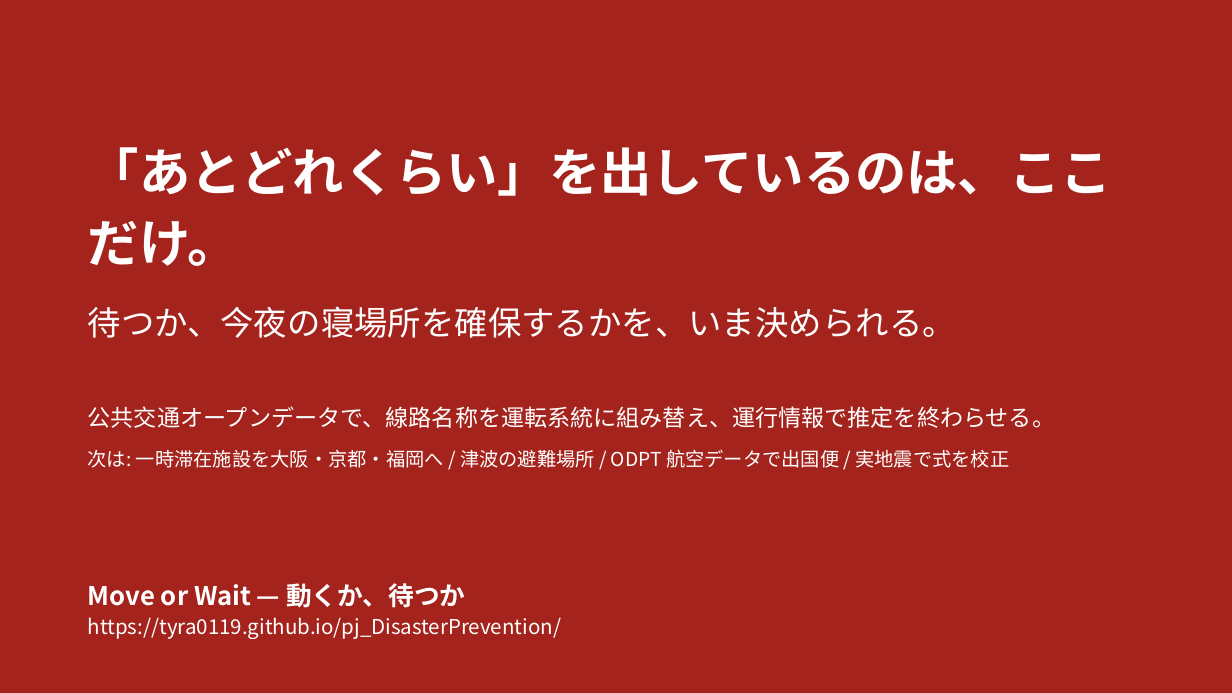
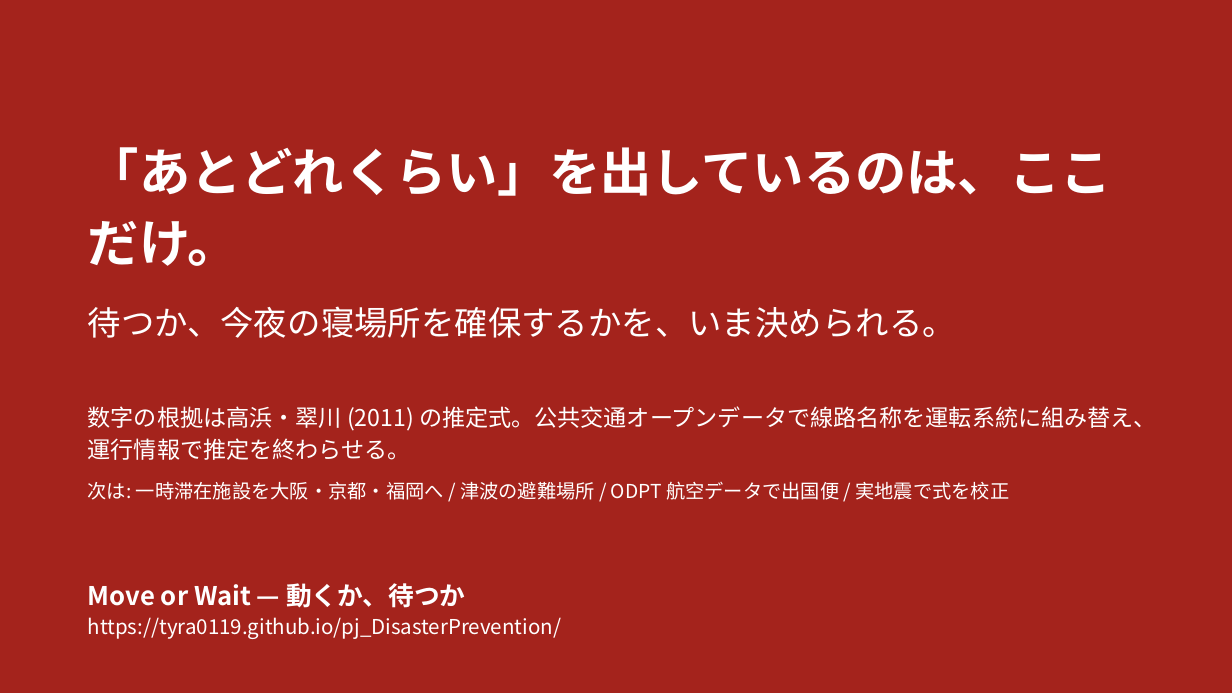
Before and after one commit to tyra0119/pj_DisasterPrevention, a slide deck: slide 14 of 公共交通オープンデータチャレンジ2026/紹介スライド.pptx (slide 12 before the commit). Drawn at 1232x693 pixels with LibreOffice and Linux fonts; fonts in the diff are those of the drawing. Boxes give left, top, right and bottom in pixels: in the first picture for what was removed or moved away, otherwise in the second. Text is boxed around its words. In the diff, an @@ line names an element or a change of style, - is before the commit and + after.

```diff
--- a/公共交通オープンデータチャレンジ2026/紹介スライド.pptx
+++ b/公共交通オープンデータチャレンジ2026/紹介スライド.pptx
@@ text at bbox=[88, 406, 1157, 460]: text changed @@
-公共交通オープンデータで、線路名称を運転系統に組み替え、運行情報で推定を終わらせる。
+数字の根拠は高浜・翠川 (2011) の推定式。公共交通オープンデータで線路名称を運転系統に組み替え、運行情報で推定を終わらせる。
```
Also in this commit, not shown: 5 other slides changed, 2 slides added, 6 other files.
